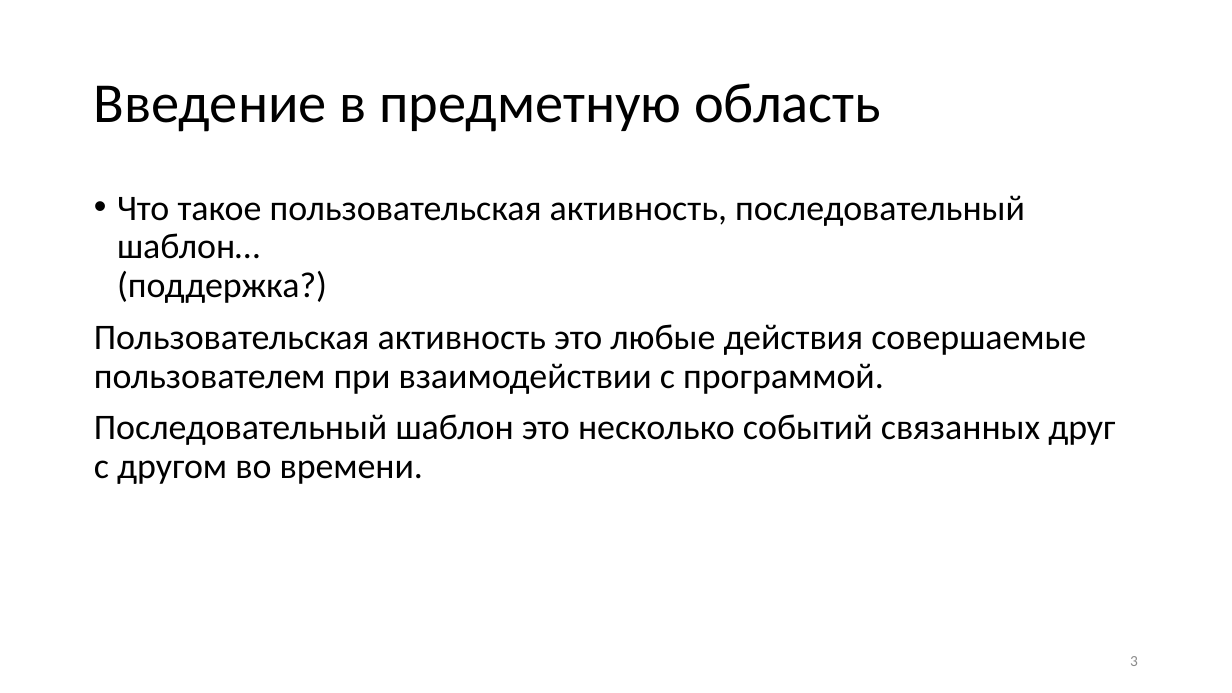
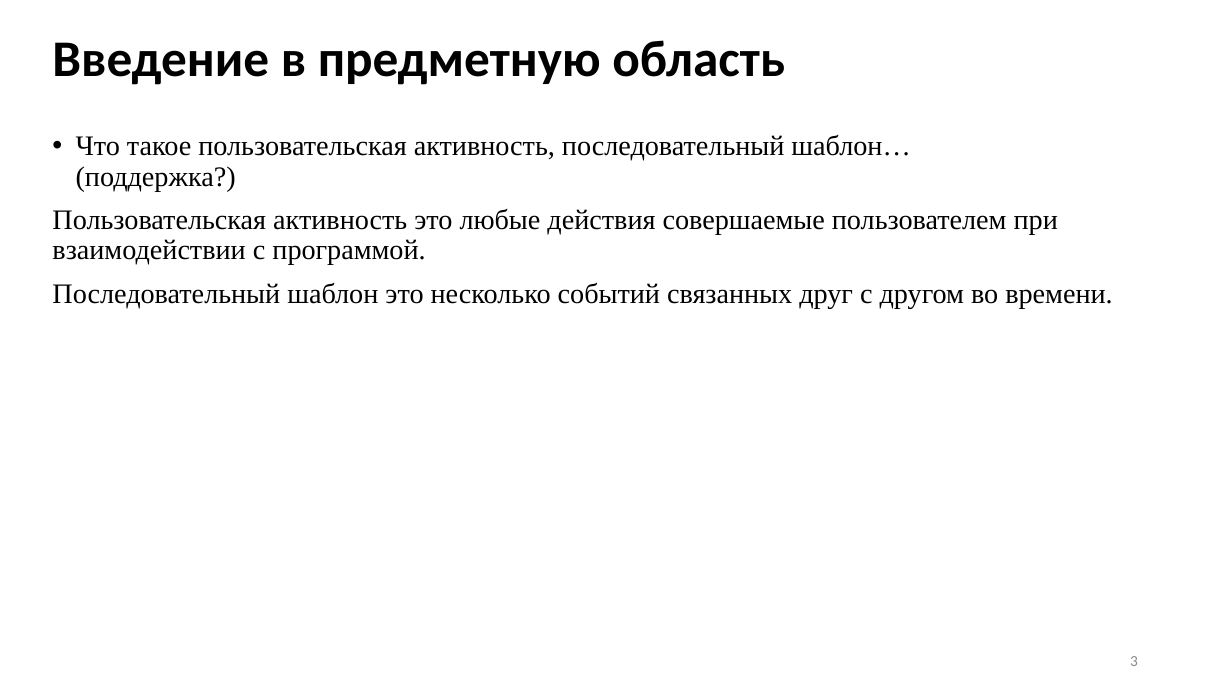
Before and after one commit to Inlucker/7semestr, a slide deck: slide 3 of НИР и ВКР/Презентация/ПронинАС_НИР_презентация.pptx. Drawn at 1232x693 pixels with LibreOffice and Linux fonts; fonts in the diff are those of the drawing. Boxes give left, top, right and bottom in pixels: in the first picture for what was removed or moved away, otherwise in the second. Text is boxed around its words. In the diff, an @@ line names an element or a change of style, - is before the commit and + after.

```diff
--- a/НИР и ВКР/Презентация/ПронинАС_НИР_презентация.pptx
+++ b/НИР и ВКР/Презентация/ПронинАС_НИР_презентация.pptx
@@ title "Введение в предметную область": place and size @@
-title "Введение в предметную область" at <box>94,83,881,132</box>
+title "Введение в предметную область" at <box>52,40,785,85</box>
@@ title "Введение в предметную область" at <box>52,40,785,85</box>: size 44 to 40 pt, bold on @@
@@ text "Что такое пользовательская активность, последовательный ...": place and size @@
-text "Что такое пользовательская активность, последовательный ..." at <box>94,195,1115,484</box>
+text "Что такое пользовательская активность, последовательный ..." at <box>52,135,1112,308</box>
@@ text "Что такое пользовательская активность, последовательный ..." at <box>52,135,1112,308</box>: size 28 to 22 pt, font Calibri to Times New Roman @@
```
Also in this commit, not shown: 5 other slides changed, 17 other files.
